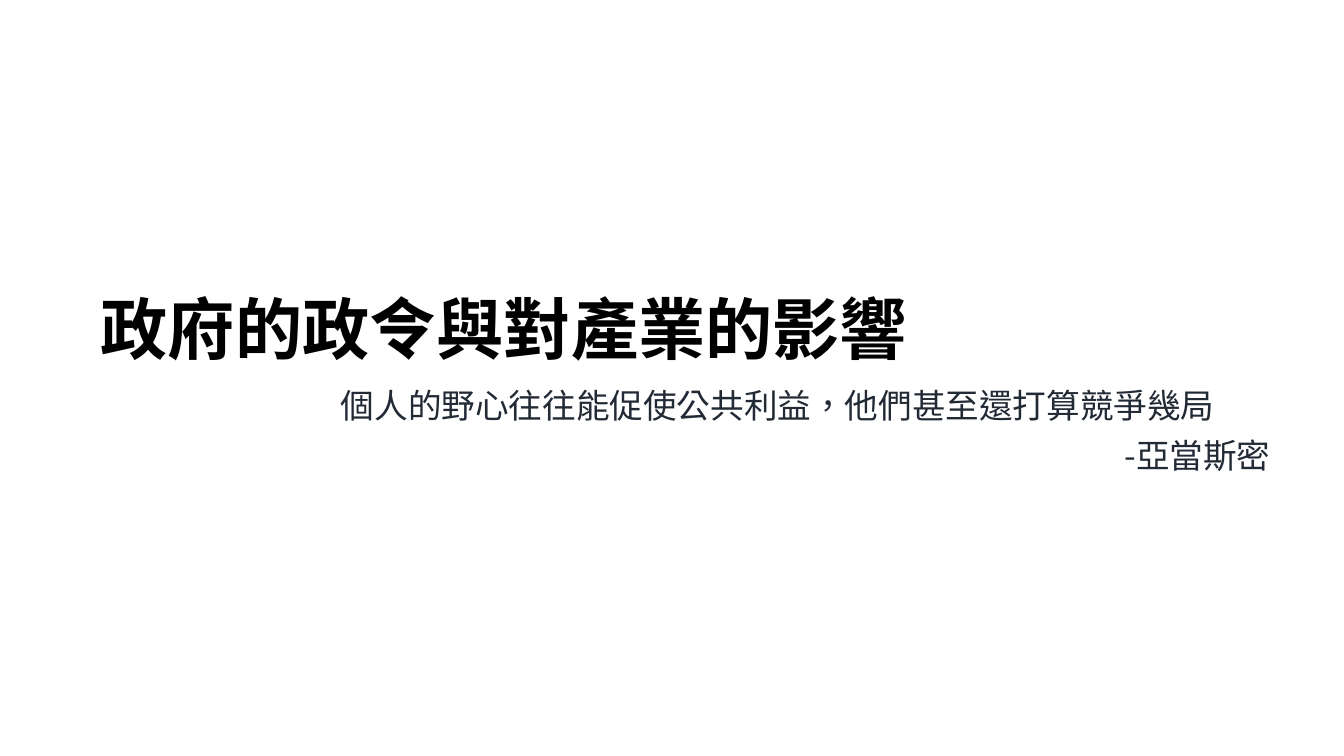
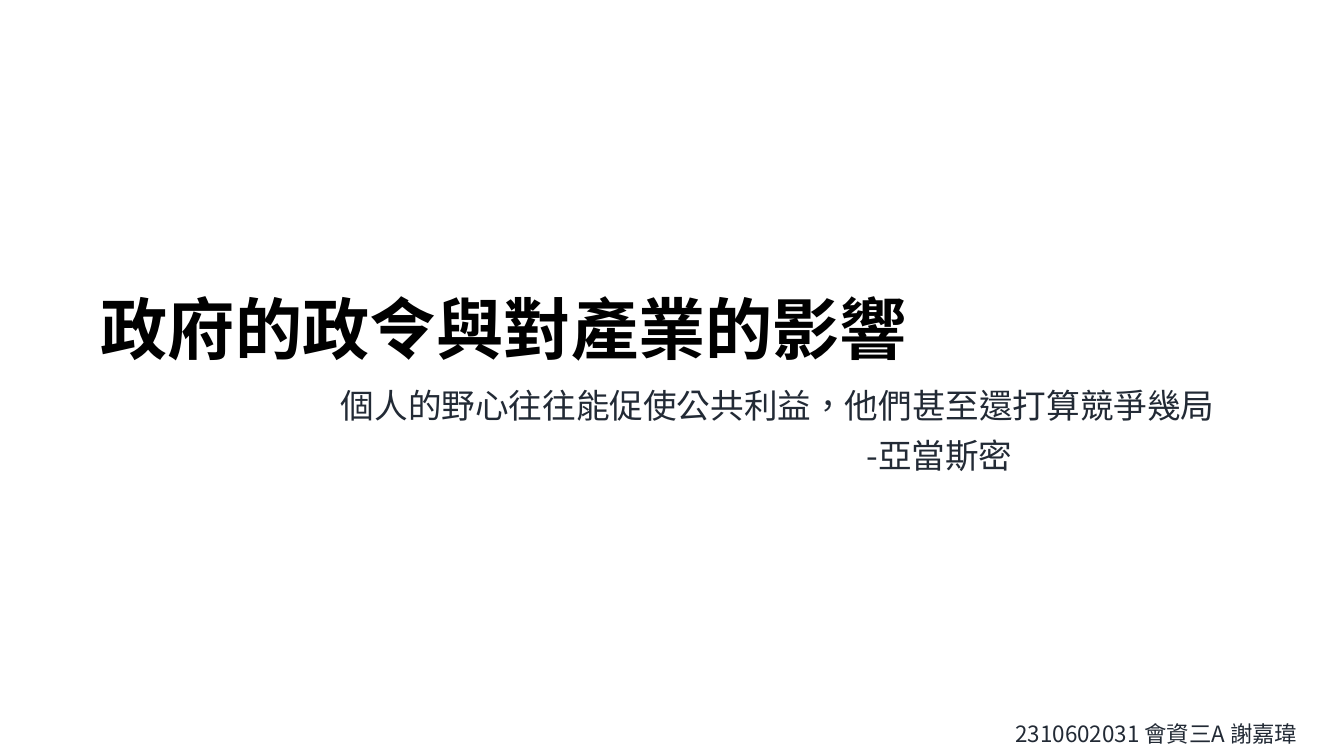
Before and after one commit to Jameswilson7788/school, a slide deck: slide 1 of 政府產業政策簡報.pptx. Drawn at 1344x756 pixels with LibreOffice and Linux fonts; fonts in the diff are those of the drawing. Boxes give left, top, right and bottom in pixels: in the first picture for what was removed or moved away, otherwise in the second. Text is boxed around its words. In the diff, an @@ line names an element or a change of style, - is before the commit and + after.

```diff
--- a/政府產業政策簡報.pptx
+++ b/政府產業政策簡報.pptx
@@ subtitle at [866,439,1012,471]: alignment right to centre @@
@@ text added at [1015,723,1297,744], 16 pt, text #222A35 @@
+2310602031 會資三A 謝嘉瑋
```
Also in this commit, not shown: 2 slides added.
